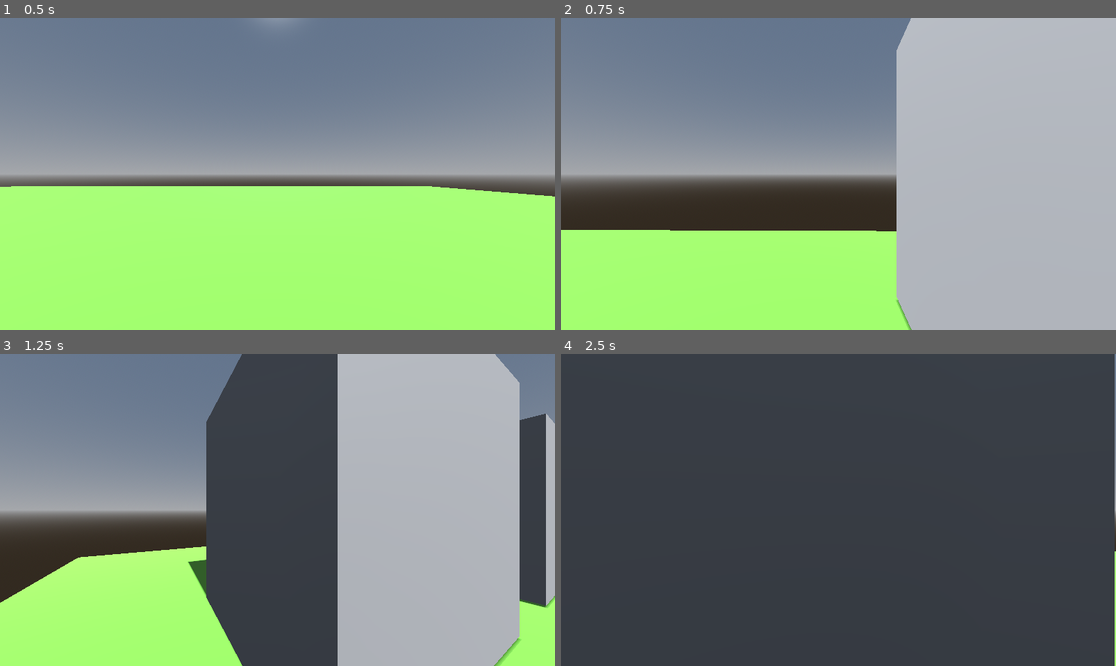
Above: before the commit, frames 1-4 (two rows, left to right).
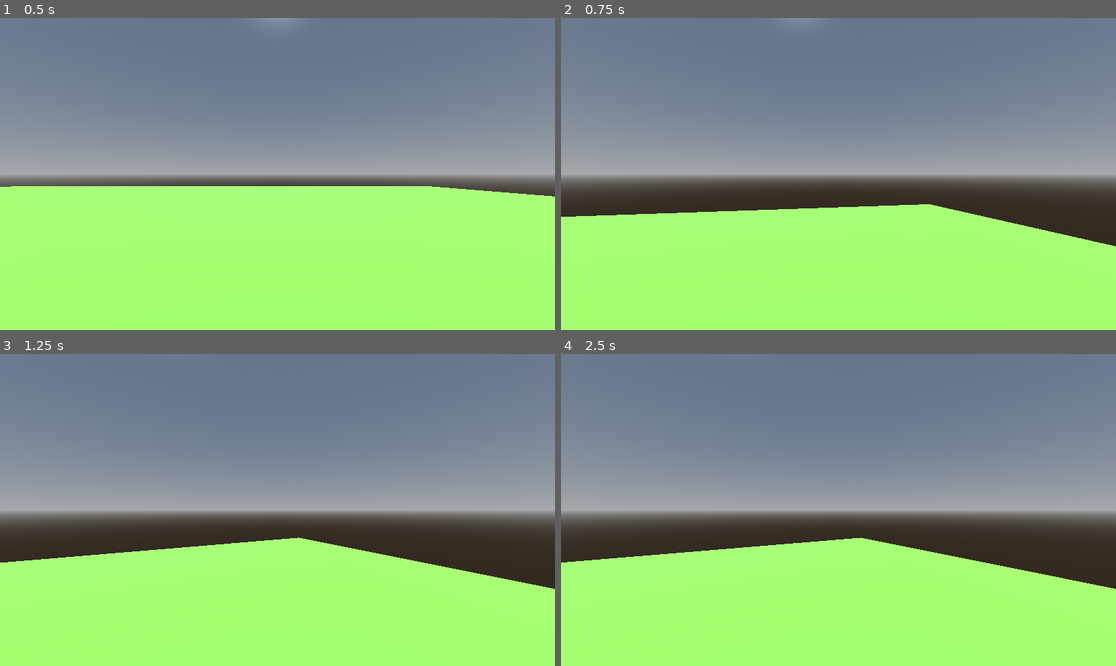
Above: after the commit, the same moments.

Repository: Xynthia/ShellShock
Game: Godot game, scene res://Scenes/grenaat_evenement_test.tscn
Same seed, same stepped clock (60 frames per second), same inputs: the game is played once before the commit and once after it. Before the commit the project starts from res://Scenes/testing_player_movement.tscn.
Inputs (mouse positions are in pixels of both pictures, inside the frame that each line leads up to):
- Up to frame 1 (0.5 s): no input
- Up to frame 2 (0.75 s): tap Enter at 0.5 s; move the mouse to (866, 174) at 0.52 s; hold D (TurnRight) from 0.53 s (still down); tap W (MoveFoward) at 0.6 s
- Up to frame 3 (1.25 s): keep holding D (TurnRight)
- Up to frame 4 (2.5 s): move the mouse to (810, 510) at 1.27 s; release D (TurnRight) at 1.28 s; hold A (TurnLeft) 1.28-2.03 s; tap Alt (alt) at 1.35 s; move the mouse to (849, 503) at 2.02 s; hold D (TurnRight) from 2.03 s (still down); tap W (MoveFoward) at 2.1 s

Frame 1 is identical in both runs. In frame 2, 42% of the frame differs, in the area x 0-100%, y 0-100%; in frame 3, 57%; in frame 4, 97%.
Error after the commit: Out of bounds get index '0' (on base: 'Array[VisibleOnScreenNotifier3D]') (res://Scripts/Player/player.gd:158)

Commit message:
found bug will continue here later
bug with trauma causer

Diff:
--- /dev/null
+++ b/Scenes/grenaat_evenement_test.tscn
@@ -0,0 +1,48 @@
+[gd_scene load_steps=8 format=3 uid="uid://b2t7ctg0degb"]
+
+[ext_resource type="Script" uid="uid://dseynwydlxwc4" path="res://Scripts/Testing/walking_points_grenate_testing.gd" id="1_8bfyq"]
+[ext_resource type="PackedScene" uid="uid://j80i225aqiqj" path="res://Scenes/walking_point.tscn" id="2_nfu1b"]
+[ext_resource type="Script" uid="uid://ckbca3y7532cv" path="res://Scripts/grenate/grenate_manager.gd" id="3_nfu1b"]
+
+[sub_resource type="ProceduralSkyMaterial" id="ProceduralSkyMaterial_7l1vc"]
+
+[sub_resource type="Sky" id="Sky_c50au"]
+sky_material = SubResource("ProceduralSkyMaterial_7l1vc")
+
+[sub_resource type="Environment" id="Environment_xgoya"]
+background_mode = 2
+sky = SubResource("Sky_c50au")
+
+[sub_resource type="StandardMaterial3D" id="StandardMaterial3D_8b6o3"]
+albedo_color = Color(0.49411765, 0.78431374, 0.28627452, 1)
+
+[node name="Grenate Event Test" type="Node3D" groups=["Scene"]]
+
+[node name="Environment" type="Node3D" parent="."]
+
+[node name="WorldEnvironment" type="WorldEnvironment" parent="Environment"]
+environment = SubResource("Environment_xgoya")
+
+[node name="DirectionalLight3D" type="DirectionalLight3D" parent="Environment"]
+transform = Transform3D(1, 0, 0, 0, 0.7071068, 0.7071068, 0, -0.7071068, 0.7071068, 0, 20, 20)
+shadow_enabled = true
+
+[node name="CSGBox3D2" type="CSGBox3D" parent="."]
+transform = Transform3D(1, 0, 0, 0, 1, 0, 0, 0, 1, -7.562647, 2.5, -3.81)
+size = Vector3(5, 5, 5)
+
+[node name="Floor" type="CSGBox3D" parent="."]
+transform = Transform3D(1, 0, 0, 0, 1, 0, 0, 0, 1, 0, -0.1, 0)
+material_override = SubResource("StandardMaterial3D_8b6o3")
+use_collision = true
+size = Vector3(30, 0.1, 30)
+
+[node name="WalkingPoints" type="Node3D" parent="."]
+script = ExtResource("1_8bfyq")
+
+[node name="WalkingPoint1" parent="WalkingPoints" instance=ExtResource("2_nfu1b")]
+transform = Transform3D(1, 0, 0, 0, 1, 0, 0, 0, 1, -3.987828, 0.465739, -0.16445118)
+
+[node name="GrenateManager" type="Node3D" parent="."]
+transform = Transform3D(-0.9999999, 0, 8.742277e-08, 0, 1, 0, -8.742277e-08, 0, -0.9999999, -3.69, 0, 1.7299061)
+script = ExtResource("3_nfu1b")
--- /dev/null
+++ b/Scenes/grenate.tscn
@@ -0,0 +1,47 @@
+[gd_scene load_steps=7 format=3 uid="uid://bedtrjbqukbwj"]
+
+[ext_resource type="PackedScene" uid="uid://hj4haspcrn3y" path="res://Scenes/trauma_causer.tscn" id="1_exuoo"]
+[ext_resource type="Script" uid="uid://dr3ybyqjtgvg1" path="res://Scripts/grenate/grenate.gd" id="1_japri"]
+
+[sub_resource type="SphereShape3D" id="SphereShape3D_japri"]
+
+[sub_resource type="Curve3D" id="Curve3D_japri"]
+_data = {
+"points": PackedVector3Array(0, 0, 0, 0, 0, 5.34, 0, 3.405, -8.355, 0, 0, 0, 0, 0, 0, 0, 0, 0),
+"tilts": PackedFloat32Array(0, 0)
+}
+point_count = 2
+
+[sub_resource type="SphereMesh" id="SphereMesh_japri"]
+
+[sub_resource type="SphereShape3D" id="SphereShape3D_xunmi"]
+
+[node name="Grenade" type="Node3D" groups=["Grenade"]]
+script = ExtResource("1_japri")
+
+[node name="TraumaCauser" parent="." instance=ExtResource("1_exuoo")]
+trauma_amount = 0.5
+
+[node name="CollisionShape3D" type="CollisionShape3D" parent="TraumaCauser"]
+transform = Transform3D(10, 0, 0, 0, 10, 0, 0, 0, 10, 0, 0, 0)
+shape = SubResource("SphereShape3D_japri")
+debug_color = Color(0.99862367, 0.034269262, 7.70092e-07, 0.41960785)
+
+[node name="Path3D" type="Path3D" parent="."]
+curve = SubResource("Curve3D_japri")
+
+[node name="PathFollow3D" type="PathFollow3D" parent="Path3D"]
+transform = Transform3D(-0.9999984, 0, -8.742097e-08, 0, 0.99998266, 0, 8.7422634e-08, 0, -0.9999793, 0, 3.405, -8.355)
+loop = false
+
+[node name="Grenade Body" type="Area3D" parent="Path3D/PathFollow3D"]
+transform = Transform3D(-1.0000015, 0, 8.742292e-08, 0, 1.0000055, 0, -8.7423444e-08, 0, -1.0000076, 0, 0, 0)
+
+[node name="MeshInstance3D" type="MeshInstance3D" parent="Path3D/PathFollow3D/Grenade Body"]
+transform = Transform3D(0.3, 0, 0, 0, 0.29999998, 0, 1.7763568e-15, 0, 0.3, 0, 2.3841858e-07, 0)
+mesh = SubResource("SphereMesh_japri")
+skeleton = NodePath("../../../..")
+
+[node name="CollisionShape3D" type="CollisionShape3D" parent="Path3D/PathFollow3D/Grenade Body"]
+transform = Transform3D(0.3, 0, 0, 0, 0.29999998, 0, 1.7763568e-15, 0, 0.3, 0, 2.3841858e-07, 0)
+shape = SubResource("SphereShape3D_xunmi")
--- a/Scenes/player.tscn
+++ b/Scenes/player.tscn
@@ -13,7 +13,7 @@
 
 [sub_resource type="SphereShape3D" id="SphereShape3D_cvnsp"]
 
-[node name="Player" type="CharacterBody3D"]
+[node name="Player" type="CharacterBody3D" groups=["Player"]]
 rotation_order = 0
 axis_lock_angular_y = true
 floor_block_on_wall = false
--- a/Scenes/testing_camera_movement.tscn
+++ b/Scenes/testing_camera_movement.tscn
@@ -1,8 +1,9 @@
-[gd_scene load_steps=9 format=3 uid="uid://v6i5l0y1ok8i"]
+[gd_scene load_steps=10 format=3 uid="uid://v6i5l0y1ok8i"]
 
-[ext_resource type="PackedScene" uid="uid://dd08kv410jg6r" path="res://Scenes/player.tscn" id="1_232t6"]
-[ext_resource type="Script" uid="uid://dk442l1xwpc72" path="res://Scripts/testing_trauma_causer.gd" id="2_4d1kt"]
+[ext_resource type="Script" uid="uid://dk442l1xwpc72" path="res://Scripts/Testing/testing_trauma_causer.gd" id="2_4d1kt"]
 [ext_resource type="PackedScene" uid="uid://hj4haspcrn3y" path="res://Scenes/trauma_causer.tscn" id="2_c50au"]
+[ext_resource type="Script" uid="uid://dseynwydlxwc4" path="res://Scripts/Testing/walking_points_grenate_testing.gd" id="3_hjp42"]
+[ext_resource type="PackedScene" uid="uid://j80i225aqiqj" path="res://Scenes/walking_point.tscn" id="4_hsww1"]
 
 [sub_resource type="ProceduralSkyMaterial" id="ProceduralSkyMaterial_232t6"]
 
@@ -18,7 +19,7 @@
 
 [sub_resource type="BoxShape3D" id="BoxShape3D_4d1kt"]
 
-[node name="TestingCameraMovement" type="Node3D"]
+[node name="TestingCameraMovement" type="Node3D" groups=["Scene"]]
 
 [node name="Environment" type="Node3D" parent="."]
 
@@ -28,9 +29,6 @@
 [node name="DirectionalLight3D" type="DirectionalLight3D" parent="Environment"]
 transform = Transform3D(1, 0, 0, 0, 0.7071068, 0.7071068, 0, -0.7071068, 0.7071068, 0, 20, 20)
 shadow_enabled = true
-
-[node name="Player" parent="." instance=ExtResource("1_232t6")]
-transform = Transform3D(1, 0, 0, 0, 1, 0, 0, 0, 1, 0, 4.1726236, 0)
 
 [node name="CSGBox3D" type="CSGBox3D" parent="."]
 transform = Transform3D(1, 0, 0, 0, 1, 0, 0, 0, 1, 0, 2.5, -8)
@@ -53,4 +51,10 @@
 shape = SubResource("BoxShape3D_4d1kt")
 debug_color = Color(0.75686276, 0.45490196, 0, 0.627451)
 
+[node name="WalkingPoints" type="Node3D" parent="."]
+script = ExtResource("3_hjp42")
+
+[node name="WalkingPoint1" parent="WalkingPoints" instance=ExtResource("4_hsww1")]
+transform = Transform3D(1, 0, 0, 0, 1, 0, 0, 0, 1, -3.987828, 0.465739, -0.16445118)
+
 [connection signal="body_entered" from="TestingTraumaCauser/TraumaCauser" to="TestingTraumaCauser" method="_on_trauma_causer_body_entered"]
--- a/Scenes/testing_player_movement.tscn
+++ b/Scenes/testing_player_movement.tscn
@@ -1,6 +1,6 @@
 [gd_scene load_steps=7 format=3 uid="uid://baawy5t14fd05"]
 
-[ext_resource type="Script" uid="uid://cqb6wk67h0q1m" path="res://Scripts/walking_points.gd" id="1_b6jca"]
+[ext_resource type="Script" uid="uid://cqb6wk67h0q1m" path="res://Scripts/Testing/walking_points.gd" id="1_b6jca"]
 [ext_resource type="PackedScene" uid="uid://j80i225aqiqj" path="res://Scenes/walking_point.tscn" id="2_b6jca"]
 
 [sub_resource type="ProceduralSkyMaterial" id="ProceduralSkyMaterial_vccp3"]
--- a/Scenes/trauma_causer.tscn
+++ b/Scenes/trauma_causer.tscn
@@ -1,6 +1,6 @@
 [gd_scene load_steps=2 format=3 uid="uid://hj4haspcrn3y"]
 
-[ext_resource type="Script" uid="uid://dobsg2hdl8e25" path="res://Scripts/trauma_causer.gd" id="1_f1ote"]
+[ext_resource type="Script" uid="uid://dobsg2hdl8e25" path="res://Scripts/Trauma Causer/trauma_causer.gd" id="1_f1ote"]
 
 [node name="TraumaCauser" type="Area3D"]
 script = ExtResource("1_f1ote")
--- a/Scripts/Player/player.gd
+++ b/Scripts/Player/player.gd
@@ -176,6 +176,8 @@
 func on_move_tween_finished() -> void:
 	turn_to_walk_point_once_moved()
 
+	#GameManager.grenade_manager.spawn_grenade()
+
 func look_to(new_walk_point : VisibleOnScreenNotifier3D) -> void:
 	turn_once = false
 	turn_tween = create_tween().set_trans(Tween.TRANS_LINEAR).set_ease(Tween.EASE_IN)
--- /dev/null
+++ b/Scripts/Testing/walking_points_grenate_testing.gd
@@ -0,0 +1,27 @@
+class_name WalkingPoints
+extends Node3D
+
+
+@onready var walking_point_1: VisibleOnScreenNotifier3D = $WalkingPoint1
+@onready var walking_point_2: VisibleOnScreenNotifier3D = $WalkingPoint2
+@onready var walking_point_3: VisibleOnScreenNotifier3D = $WalkingPoint3
+@onready var walking_point_4: VisibleOnScreenNotifier3D = $WalkingPoint4
+@onready var walking_point_5: VisibleOnScreenNotifier3D = $WalkingPoint5
+@onready var walking_point_6: VisibleOnScreenNotifier3D = $WalkingPoint6
+
+@onready var starting_point: VisibleOnScreenNotifier3D = walking_point_1
+
+# Called when the node enters the scene tree for the first time.
+func _ready() -> void:
+	GameManager.walking_points = self
+	GameManager.player.current_walk_point = starting_point
+
+func check_points_next_to_current_point(current_point : VisibleOnScreenNotifier3D) -> Array:
+	var points_next_to_current_point : Array[VisibleOnScreenNotifier3D]
+
+	# points next to current point, in order of left, middle, right if 3. otherwise , left and right
+	match current_point:
+		walking_point_1:
+			pass
+
+	return points_next_to_current_point
--- a/Scripts/game_manager.gd
+++ b/Scripts/game_manager.gd
@@ -2,6 +2,8 @@
 
 @export var player : Player
 const PLAYER_CLASS = preload("res://Scenes/player.tscn")
+
+@export var grenade_manager : GrenadeManager
 
 @export var walking_points : WalkingPoints
 
--- /dev/null
+++ b/Scripts/grenate/grenate.gd
@@ -0,0 +1,19 @@
+class_name Grenade
+extends Node3D
+
+@onready var grenade_body: Area3D = $"Path3D/PathFollow3D/Grenade Body"
+
+@onready var trauma_causer: Area3D = $TraumaCauser
+
+@onready var path_3d: Path3D = $Path3D
+@onready var path_follow_3d: PathFollow3D = $Path3D/PathFollow3D
+
+var move_speed = 150
+
+
+func _on_body_entered(body: Node3D) -> void:
+	if body.is_in_group("Player") && path_follow_3d.progress_ratio == 1:
+		trauma_causer.cause_trauma()
+
+func _physics_process(delta: float) -> void:
+	path_follow_3d.progress += move_speed * get_process_delta_time()
--- /dev/null
+++ b/Scripts/grenate/grenate_manager.gd
@@ -0,0 +1,24 @@
+class_name GrenadeManager
+extends Node3D
+
+@onready var path_3d: Path3D = $Path3D
+@onready var path_follow_3d: PathFollow3D = $Path3D/PathFollow3D
+
+const GRENADE_CLASS = preload("res://Scenes/grenate.tscn")
+
+var grenades : Array[Grenade]
+
+# Called when the node enters the scene tree for the first time.
+func _ready() -> void:
+	GameManager.grenade_manager = self
+
+
+# Called every frame. 'delta' is the elapsed time since the previous frame.
+func _process(delta: float) -> void:
+	pass
+
+
+func spawn_grenade() -> void:
+	var grenade : Grenade = GRENADE_CLASS.instantiate()
+	grenades.push_back(grenade)
+	add_child(grenade)
--- a/project.godot
+++ b/project.godot
@@ -11,7 +11,7 @@
 [application]
 
 config/name="ShellShock"
-run/main_scene="uid://baawy5t14fd05"
+run/main_scene="uid://b2t7ctg0degb"
 config/features=PackedStringArray("4.5", "Forward Plus")
 config/icon="res://icon.svg"
 
@@ -22,6 +22,8 @@
 [global_group]
 
 Scene="The scene that will be playing"
+Player=""
+Grenade=""
 
 [input]
 
Renamed: Scripts/testing_trauma_causer.gd -> Scripts/Testing/testing_trauma_causer.gd
Renamed: Scripts/testing_trauma_causer.gd.uid -> Scripts/Testing/testing_trauma_causer.gd.uid
Renamed: Scripts/walking_points.gd -> Scripts/Testing/walking_points.gd
Renamed: Scripts/walking_points.gd.uid -> Scripts/Testing/walking_points.gd.uid
Not shown, added: Scripts/Testing/walking_points_grenate_testing.gd.uid
Renamed: Scripts/trauma_causer.gd -> Scripts/Trauma Causer/trauma_causer.gd
Renamed: Scripts/trauma_causer.gd.uid -> Scripts/Trauma Causer/trauma_causer.gd.uid
Not shown, added: Scripts/grenate/grenate.gd.uid
Not shown, added: Scripts/grenate/grenate_manager.gd.uid
